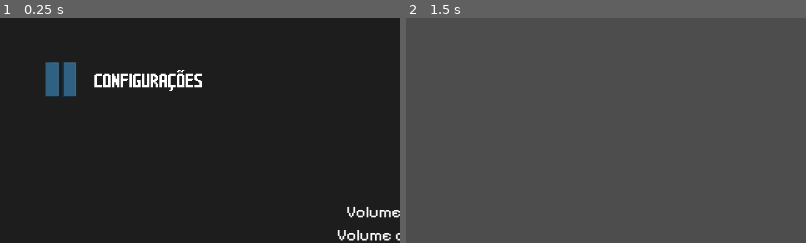
Above: before the commit, frames 1-2 (left to right).
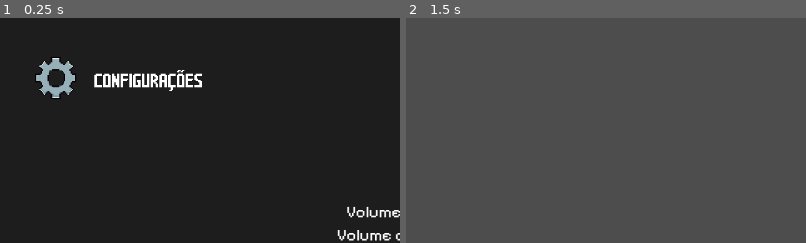
Above: after the commit, the same moments.

Repository: BellaFGS/EscapeMine
Game: Godot game, scene res://telas/tela_config.tscn
Two runs of this game, one before a commit and one after it. Both use one fixed random seed, a clock stepped at 60 frames per second and the inputs below. This scene is started directly instead of the project's main scene.
Inputs (mouse positions are % of the whole screen's width and height, from its top left):
- Up to frame 1 (0.25 s): no input
- Up to frame 2 (1.5 s): click "VOLTAR" at 0.5 s; tap Enter at 1.25 s; move the mouse to (72, 45) at 1.27 s; hold D (right) from 1.28 s (still down); click (72, 45) at 1.35 s
The pictures show only the part of the screen within x 0-50%, y 0-50%; the shares and areas given below are measured in that part.

The runs differ from the first frame. In frame 1, 1.4% of the frame differs, in the area x 8-19%, y 17-36%; in frame 2, nothing differs.
Error in both runs: Invalid assignment of property or key 'visible' with value of type 'bool' on a base object of type 'null instance'. (res://scripts/tela_config.gd:11)

Commit message:
img config

Diff:
--- a/escape-mine/telas/tela_config.tscn
+++ b/escape-mine/telas/tela_config.tscn
@@ -3,8 +3,8 @@
 [ext_resource type="Script" uid="uid://brev50rvm7hfi" path="res://scripts/tela_config.gd" id="1_lgoop"]
 [ext_resource type="Theme" uid="uid://b31pt65ykruq8" path="res://telas/Temas/new_theme.tres" id="2_76fbb"]
 [ext_resource type="FontFile" uid="uid://cbi0bu6cyx80o" path="res://telas/Temas/PixelifySans-VariableFont_wght.ttf" id="2_78uk1"]
-[ext_resource type="Texture2D" uid="uid://yaay6v72jgqh" path="res://sprites/artes/btn Pause.png" id="3_78uk1"]
 [ext_resource type="FontFile" uid="uid://bthhehoyceric" path="res://telas/Temas/Sonic Advanced 2.ttf" id="4_8huyt"]
+[ext_resource type="Texture2D" uid="uid://dontxxp7wbqs4" path="res://sprites/artes/config3.png" id="4_78uk1"]
 [ext_resource type="AudioStream" uid="uid://cm1bc40ay1skt" path="res://sounds/sons_gameplay/musica_de_fundo.mp3" id="5_p3w5a"]
 
 [node name="Tela_Config" type="CanvasLayer" unique_id=1788756212]
@@ -51,11 +51,11 @@
 text = "VOLTAR"
 
 [node name="TextureRect" type="TextureRect" parent="." unique_id=201148708]
-offset_left = 66.0
-offset_top = 67.0
-offset_right = 126.0
-offset_bottom = 139.0
-texture = ExtResource("3_78uk1")
+offset_left = 51.0
+offset_top = 57.0
+offset_right = 129.0
+offset_bottom = 135.0
+texture = ExtResource("4_78uk1")
 
 [node name="Label" type="Label" parent="." unique_id=1565058819]
 offset_left = 151.0
Binary file added: escape-mine/sprites/artes/config1.png
Not shown, added: escape-mine/sprites/artes/config1.png.import
Binary file added: escape-mine/sprites/artes/config3.png
Not shown, added: escape-mine/sprites/artes/config3.png.import
